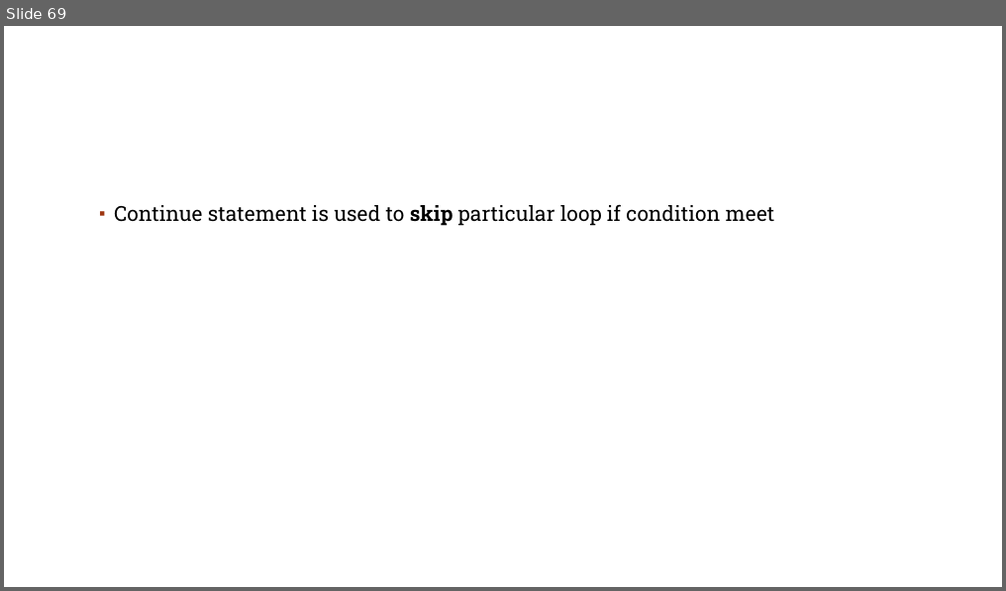
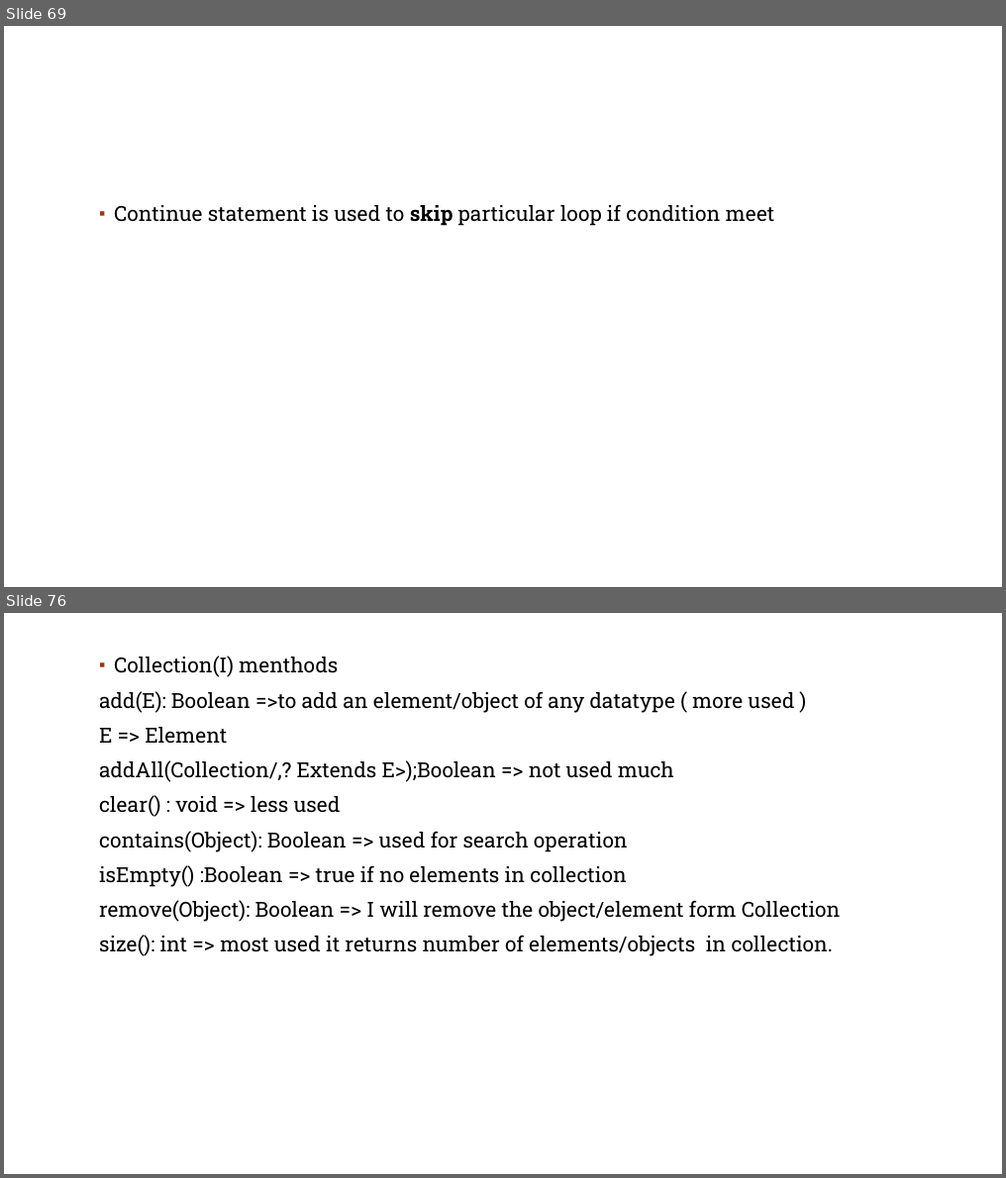
Before and after one commit to rsai-praveen/JavaCourse, a slide deck: JAVA.pptx. Shown one above the other, each under a label of ours: slide 69 before the commit, slides 69 and 76 after it; the slides between them are not shown. The pictures are 1006x591 and 1006x1178 pixels, drawn with LibreOffice and Linux fonts; fonts in the diff are those of the drawing; background and template pictures are left out. Boxes give left, top, right and bottom in pixels: in the first picture for what was removed or moved away, otherwise in the second. Text is boxed around its words. In the diff, an @@ line names an element or a change of style, - is before the commit and + after.

```diff
--- a/JAVA.pptx
+++ b/JAVA.pptx
@@ slide 76 added at (4,613,1002,1174), background #FFFFFF; not listed: 1 template element that a slide beside it also shows @@
@@ text added at (99,656,841,957), 20 pt, text #000000 @@
+▪ Collection(I) menthods
+add(E): Boolean =>to add an element/object of any datatype ( more used )
+E => Element
+addAll(Collection/,? Extends E>);Boolean => not used much
+clear() : void => less used
+contains(Object): Boolean => used for search operation
+isEmpty() :Boolean => true if no elements in collection
+remove(Object): Boolean => I will remove the object/element form Collection
+size(): int => most used it returns number of elements/objects in collection.
```
Also in this commit, not shown: 1 slide changed, 3 other slides added, 1 slide removed, 1 other file.
